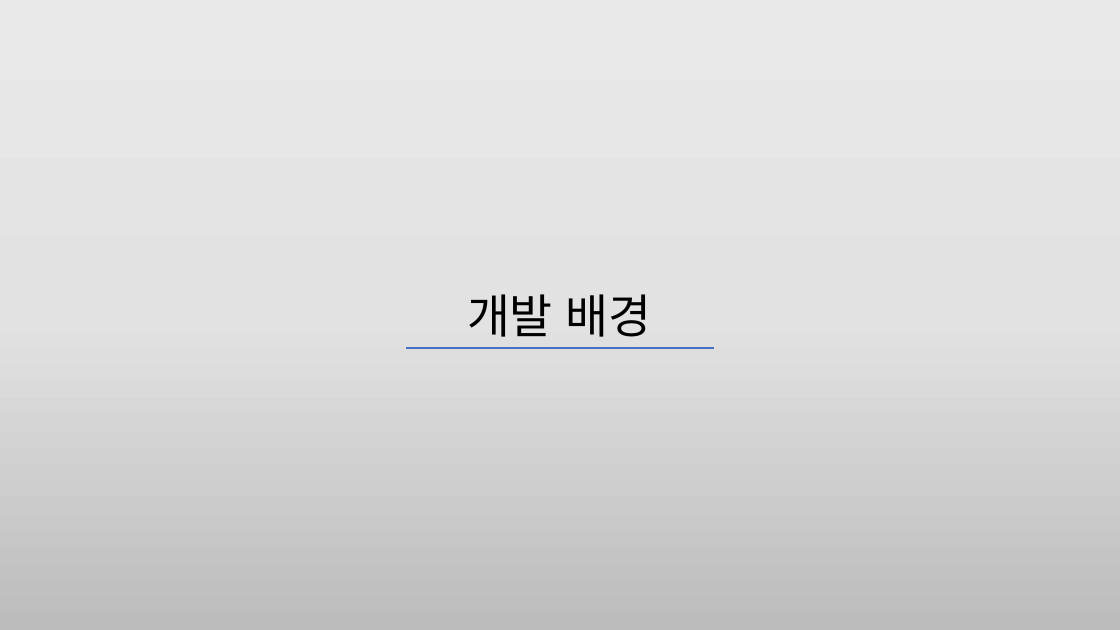
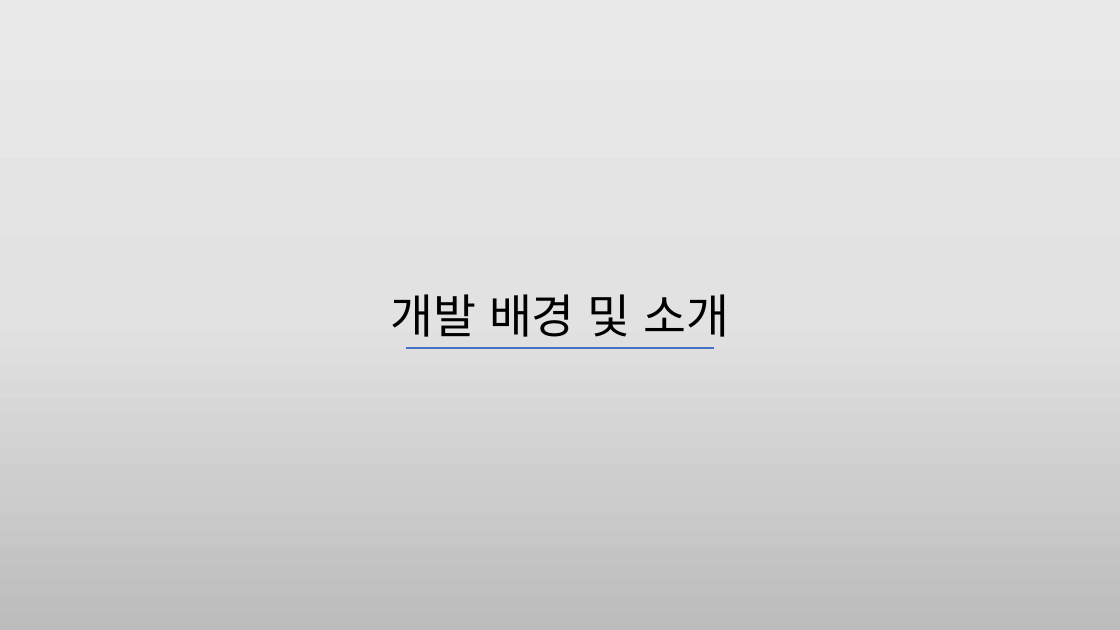
Before and after one commit to HJSUNG/capstone-design_2019, a slide deck: slide 3 of Documents/캡스톤_6조_1주차.pptx. Drawn at 1120x630 pixels with LibreOffice and Linux fonts; fonts in the diff are those of the drawing. Boxes give left, top, right and bottom in pixels: in the first picture for what was removed or moved away, otherwise in the second. Text is boxed around its words. In the diff, an @@ line names an element or a change of style, - is before the commit and + after.

```diff
--- a/Documents/캡스톤_6조_1주차.pptx
+++ b/Documents/캡스톤_6조_1주차.pptx
@@ text at (390,294,730,337): text changed @@
-개발 배경
+개발 배경 및 소개
```
Also in this commit, not shown: 2 other slides changed, 2 slides added, 3 slides removed.
